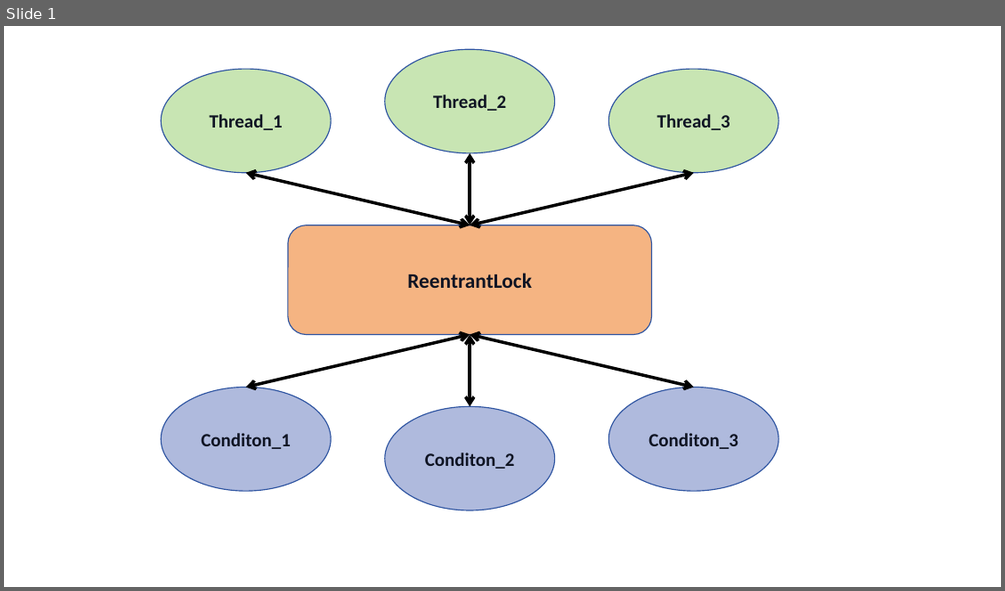
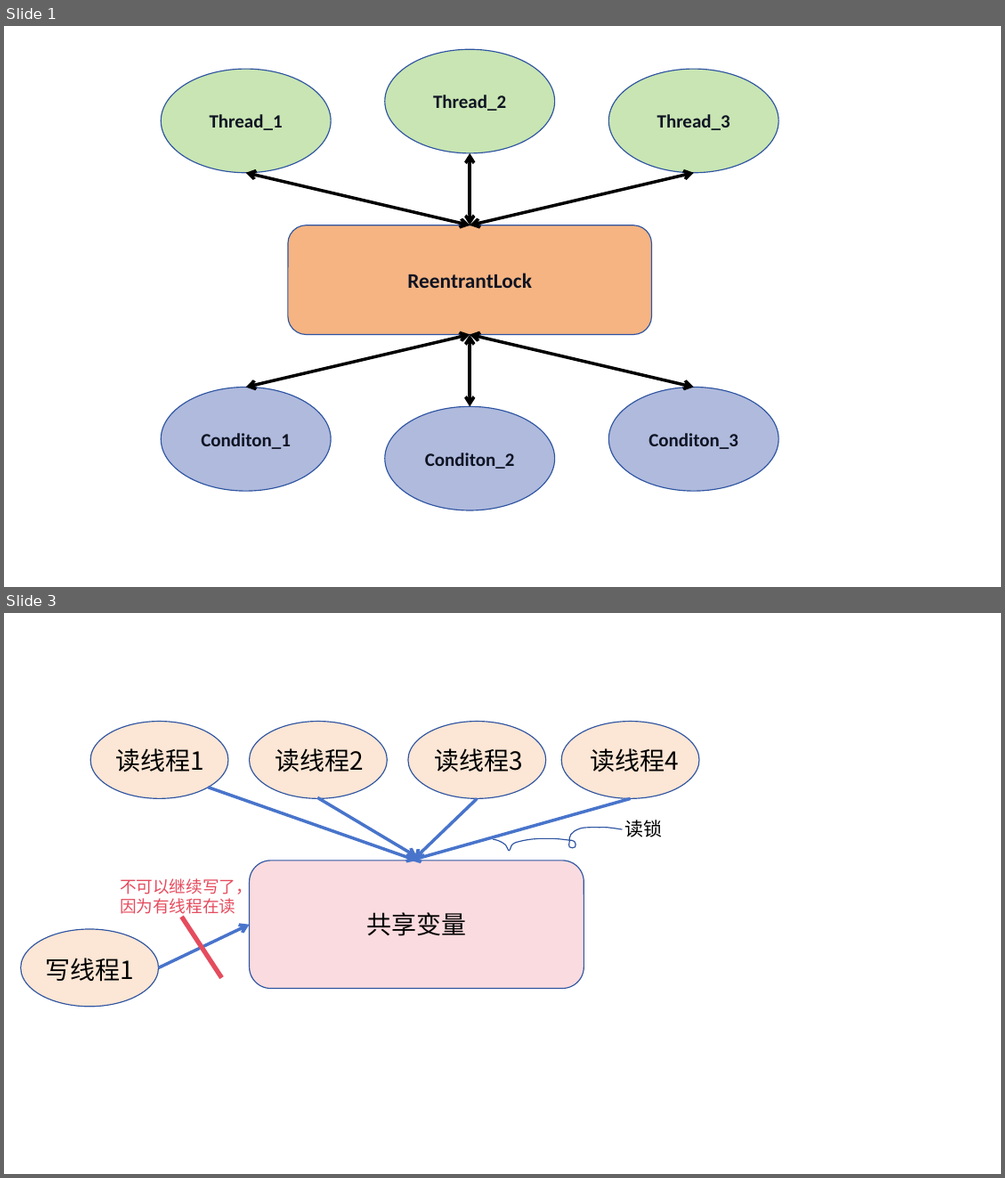
Before and after one commit to Kevin-Qiuu/JavaLearning, a slide deck: JavaEE 学习/流程图&示意图.pptx. Shown one above the other, each under a label of ours: slide 1 before the commit, slides 1 and 3 after it; the slides between them are not shown. The pictures are 1005x591 and 1005x1178 pixels, drawn with LibreOffice and Linux fonts; fonts in the diff are those of the drawing. Boxes give left, top, right and bottom in pixels: in the first picture for what was removed or moved away, otherwise in the second. Text is boxed around its words. In the diff, an @@ line names an element or a change of style, - is before the commit and + after.

Commit message:
今天在准备商品 AI 的项目，还没来得及总结，多线程课程已看完，明日总结完毕多线程。

```diff
--- a/JavaEE 学习/流程图&示意图.pptx
+++ b/JavaEE 学习/流程图&示意图.pptx
@@ slide 3 added at <box>4,613,1001,1174</box>, background #FFFFFF @@
@@ ellipse added at <box>90,722,228,798</box>, fill #FCE6D5, outline #2E54A1 1 pt @@
@@ ellipse added at <box>250,722,387,798</box>, fill #FCE6D5, outline #2E54A1 1 pt @@
@@ ellipse added at <box>408,722,545,798</box>, fill #FCE6D5, outline #2E54A1 1 pt @@
@@ ellipse added at <box>562,722,699,798</box>, fill #FCE6D5, outline #2E54A1 1 pt @@
@@ text added at <box>116,748,205,772</box>, 24 pt, text #000000 @@
+读线程1
@@ text added at <box>275,748,364,772</box>, 24 pt, text #000000 @@
+读线程2
@@ text added at <box>434,748,523,772</box>, 24 pt, text #000000 @@
+读线程3
@@ text added at <box>591,748,680,772</box>, 24 pt, text #000000 @@
+读线程4
@@ arrow added from (208, 787) to (417, 860), #4874CB 3 pt @@
@@ arrow added from (317, 798) to (417, 857), #4874CB 3 pt @@
@@ arrow added from (631, 798) to (411, 860), #4874CB 3 pt @@
@@ arrow added from (477, 798) to (414, 859), #4874CB 3 pt @@
@@ text added at <box>625,819,663,837</box>, 18 pt, text #000000 @@
+读锁
@@ freeform shape added at <box>493,827,623,850</box>, outline #2E54A1 1 pt @@
@@ text added at <box>120,875,252,917</box>, 16 pt, text #E54C5E @@
+不可以继续写了，因为有线程在读
@@ rounded rectangle added at <box>250,860,583,989</box>, fill #FADBDF, outline #2E54A1 1 pt @@
@@ ellipse added at <box>20,929,158,1006</box>, fill #FCE6D5, outline #2E54A1 1 pt @@
@@ arrow added from (159, 967) to (250, 925), #4874CB 3 pt @@
@@ line added from (182, 916) to (222, 978), #E54C5E 4.5 pt @@
@@ text added at <box>367,912,467,936</box>, 24 pt, text #000000 @@
+共享变量
@@ text added at <box>45,957,134,981</box>, 24 pt, text #000000 @@
+写线程1
```
Also in this commit, not shown: 1 other slide added, 2 other files.
